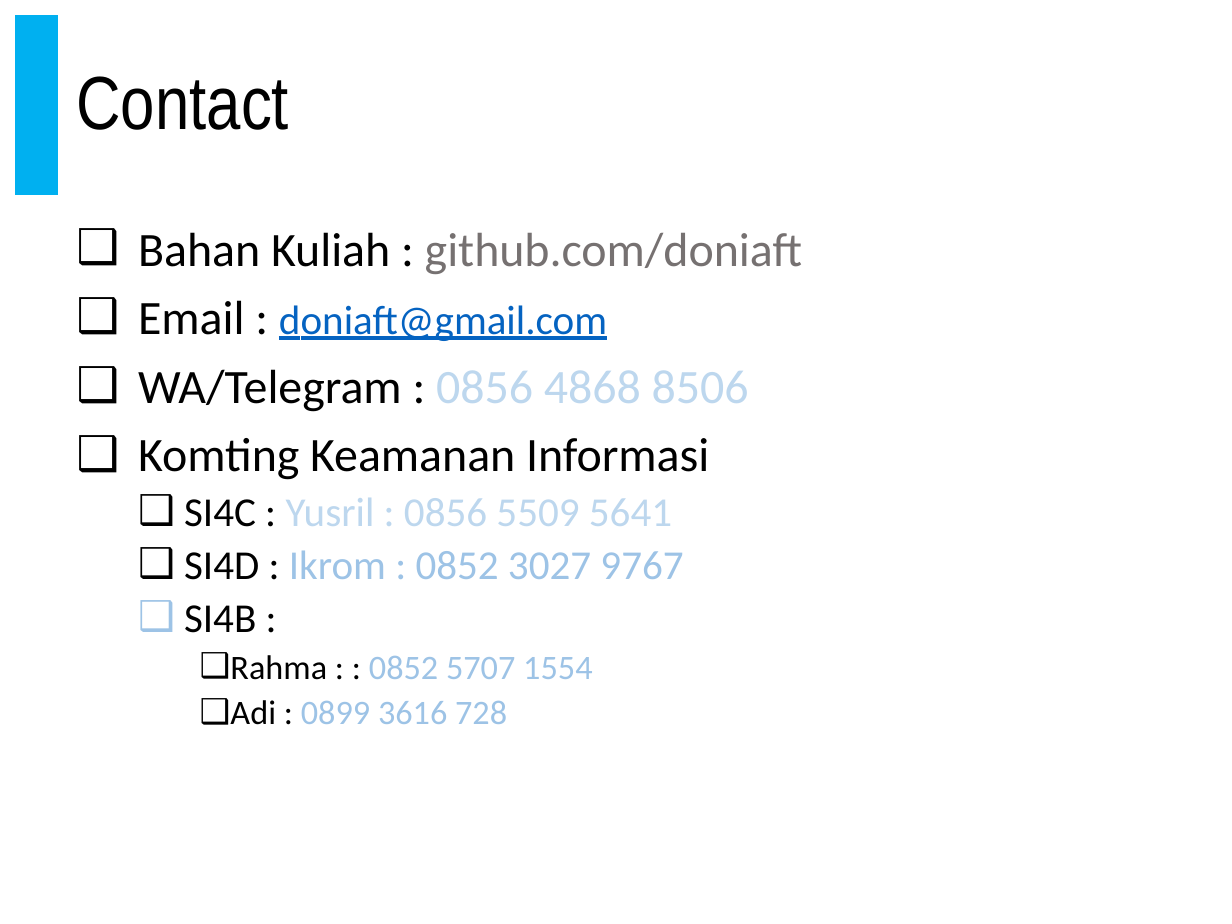
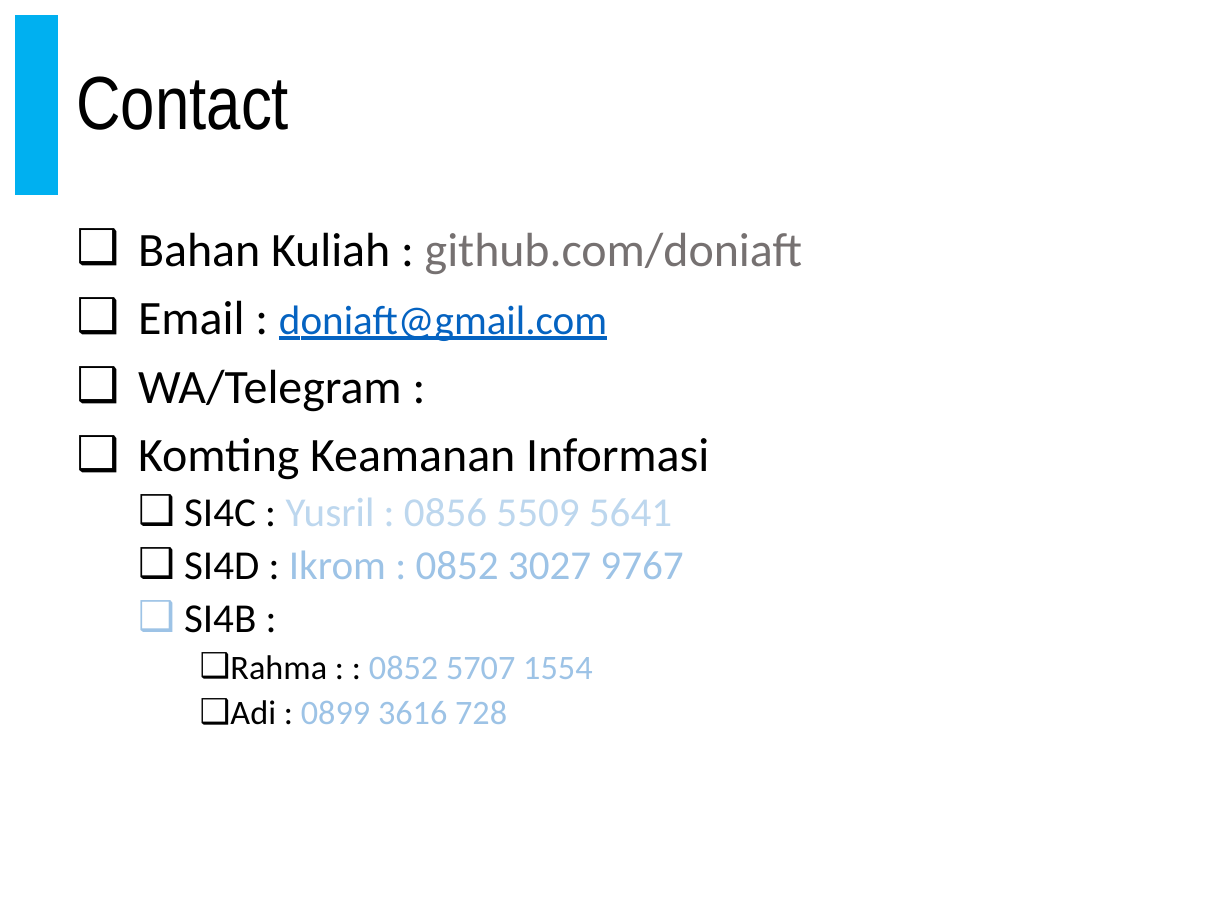
Before and after one commit to doniaft/Keamanan-Informasi, a slide deck: slide 76 of 1. Bahan Ajar/02. Keamanan Informasi - Attack Tree.pptx (slide 77 before the commit). Drawn at 1232x924 pixels with LibreOffice and Linux fonts; fonts in the diff are those of the drawing. Boxes give left, top, right and bottom in pixels: in the first picture for what was removed or moved away, otherwise in the second. Text is boxed around its words. In the diff, an @@ line names an element or a change of style, - is before the commit and + after.

```diff
--- a/1. Bahan Ajar/02. Keamanan Informasi - Attack Tree.pptx
+++ b/1. Bahan Ajar/02. Keamanan Informasi - Attack Tree.pptx
@@ text at box(138, 369, 402, 412): text changed @@
-❑ WA/Telegram : 0856 4868 8506
+❑ WA/Telegram :
```
Also in this commit, not shown: 19 other slides changed, 1 slide removed, 2 other files.
